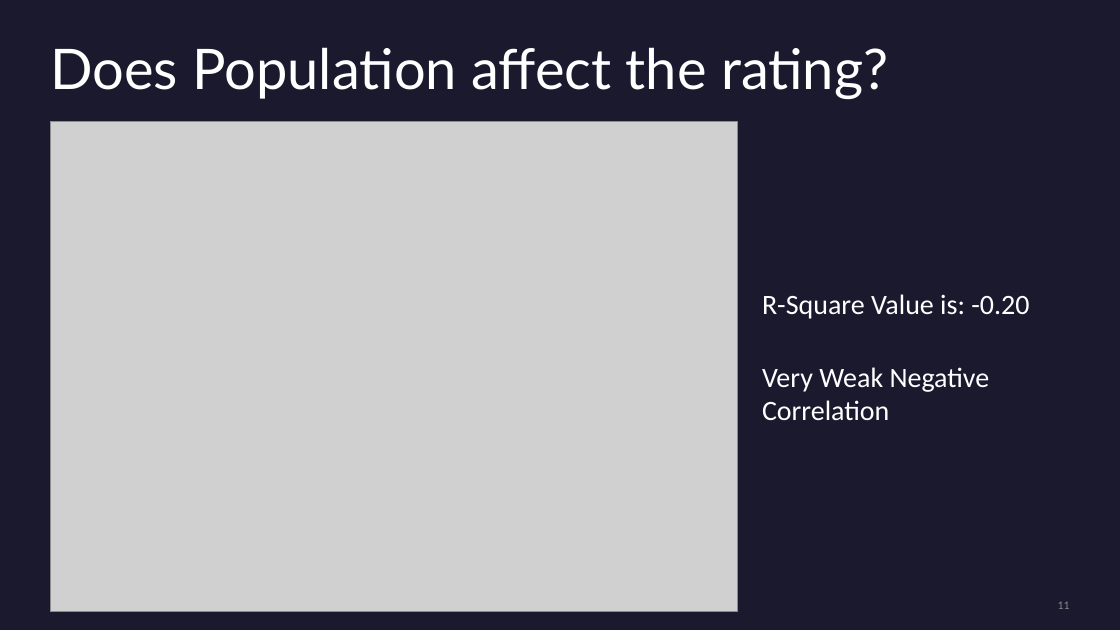
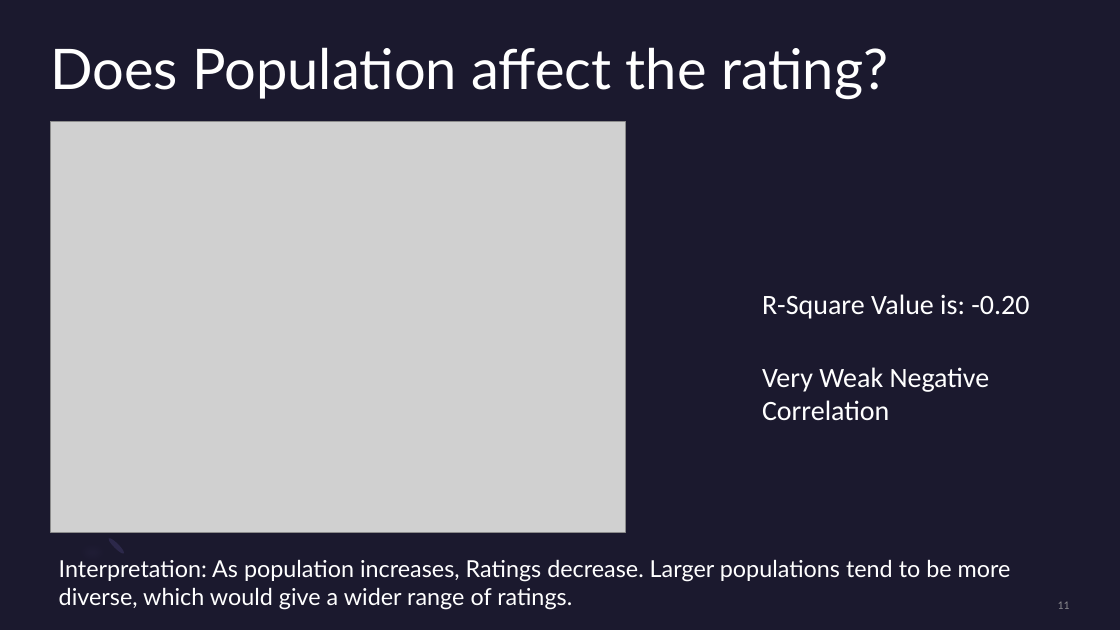
Before and after one commit to mward95/Restaurant_API, a slide deck: slide 11 of Sanjay Dabra/Presentation1.pptx. Drawn at 1120x630 pixels with LibreOffice and Linux fonts; fonts in the diff are those of the drawing; grey boxes stand for pictures. Boxes give left, top, right and bottom in pixels: in the first picture for what was removed or moved away, otherwise in the second. Text is boxed around its words. In the diff, an @@ line names an element or a change of style, - is before the commit and + after.

```diff
--- a/Sanjay Dabra/Presentation1.pptx
+++ b/Sanjay Dabra/Presentation1.pptx
@@ picture: place and size @@
-picture at box(50, 122, 738, 612)
+picture at box(50, 122, 626, 532)
@@ ellipse added at box(106, 537, 125, 556), fill #2C284A @@
@@ text added at box(59, 559, 1011, 610), 20 pt, text #FFFFFF @@
+Interpretation: As population increases, Ratings decrease. Larger populations tend to be more diverse, which would give a wider range of ratings.
```
Also in this commit, not shown: 7 other slides changed, 2 slides added, 1 slide removed.
